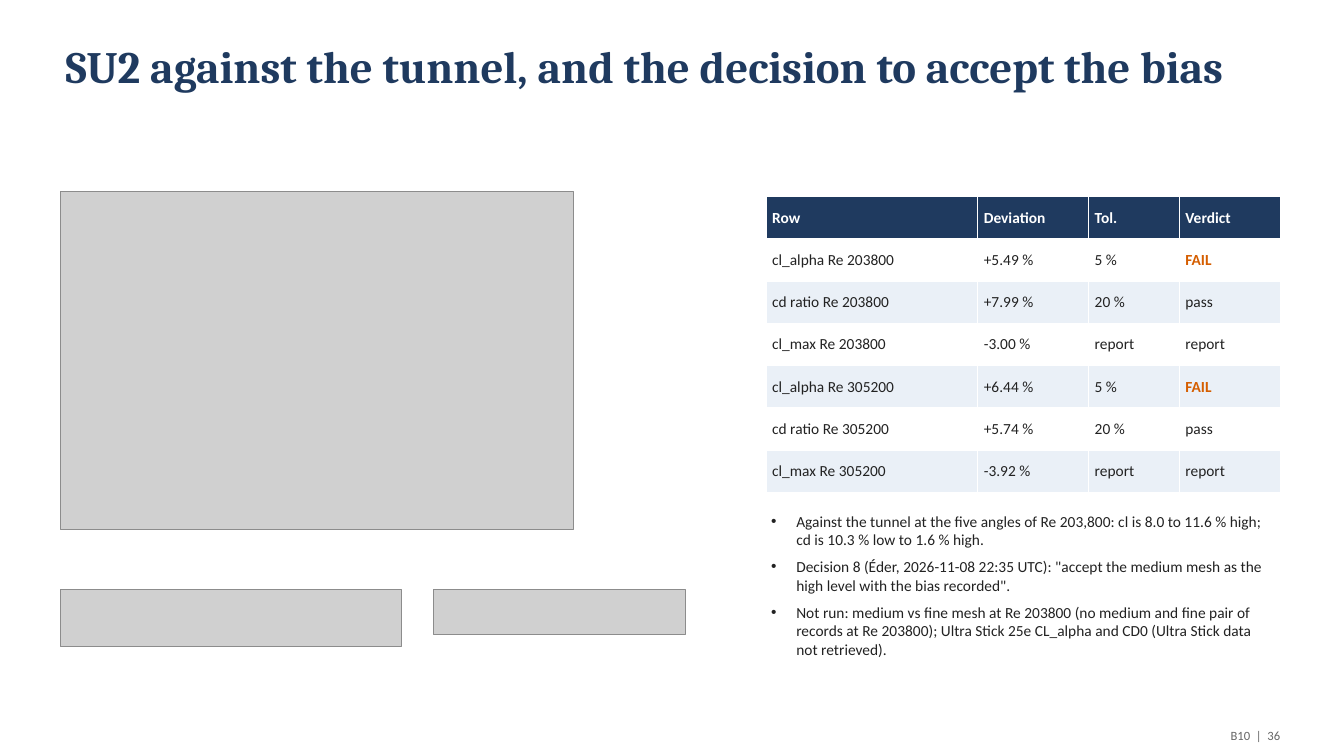
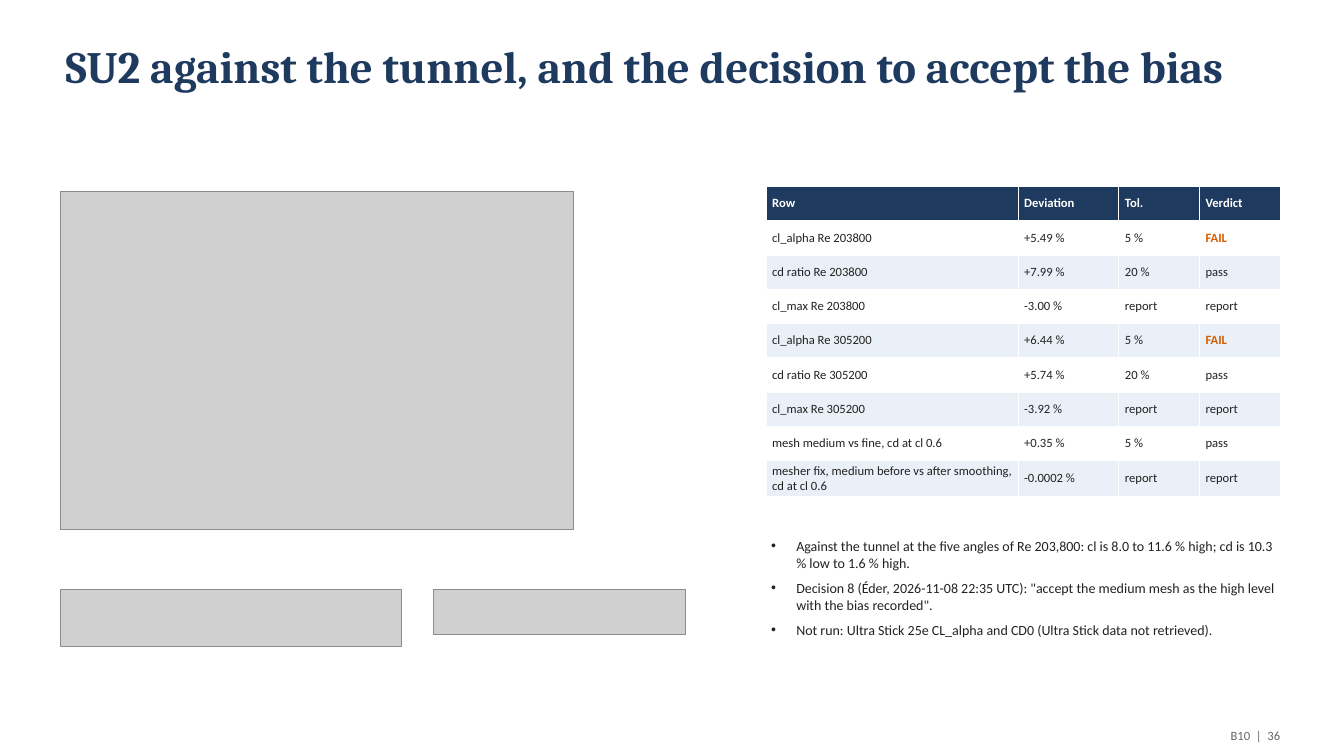
Before and after one commit to emarinhoss/ai-engineering, a slide deck: slide 36 of docs/talk/deck_drone_v2.pptx. Drawn at 1344x756 pixels with LibreOffice and Linux fonts; fonts in the diff are those of the drawing; grey boxes stand for pictures. Boxes give left, top, right and bottom in pixels: in the first picture for what was removed or moved away, otherwise in the second. Text is boxed around its words. In the diff, an @@ line names an element or a change of style, - is before the commit and + after.

```diff
--- a/docs/talk/deck_drone_v2.pptx
+++ b/docs/talk/deck_drone_v2.pptx
@@ table at bbox=[766, 187, 1280, 495] @@
+row 8: mesh medium vs fine, cd at cl 0.6 | +0.35 % | 5 % | pass
+row 9: mesher fix, medium before vs after smoothing, cd at cl 0.6 | -0.0002 % | report | report
@@ table: place and size @@
-table at bbox=[766, 197, 1280, 493]
+table at bbox=[766, 187, 1280, 495]
@@ text "Against the tunnel at the ...": place and size @@
-text "Against the tunnel at the ..." at bbox=[796, 516, 1262, 657]
+text "Against the tunnel at the ..." at bbox=[796, 541, 1274, 638]
@@ text at bbox=[796, 541, 1274, 610]: size 11 to 10 pt in "Against the tunnel at the five angles ...", "Decision 8 (Éder, 2026-11-08 22:35 UTC): "accept ..." @@
@@ text at bbox=[796, 625, 1212, 638]: text changed; size 11 to 10 pt @@
-• Not run: medium vs fine mesh at Re 203800 (no medium and fine pair of records at Re 203800); Ultra Stick 25e CL_alpha and CD0 (Ultra Stick data not retrieved).
+• Not run: Ultra Stick 25e CL_alpha and CD0 (Ultra Stick data not retrieved).
```
Also in this commit, not shown: 6 other slides changed, 21 other files.
